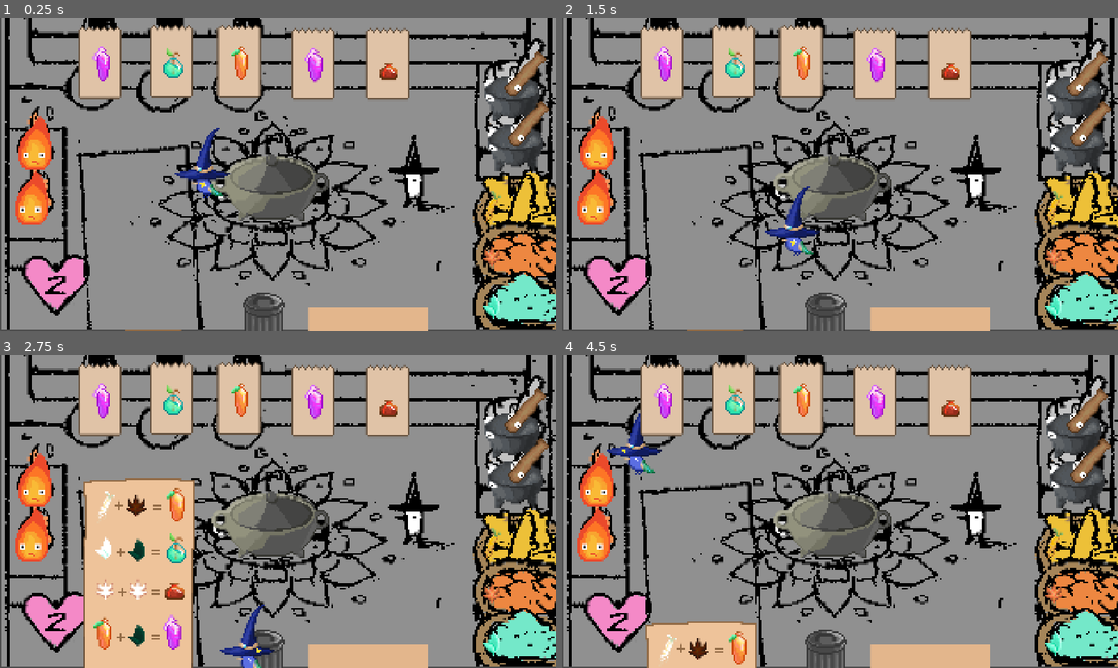
Above: before the commit, frames 1-4 (two rows, left to right).
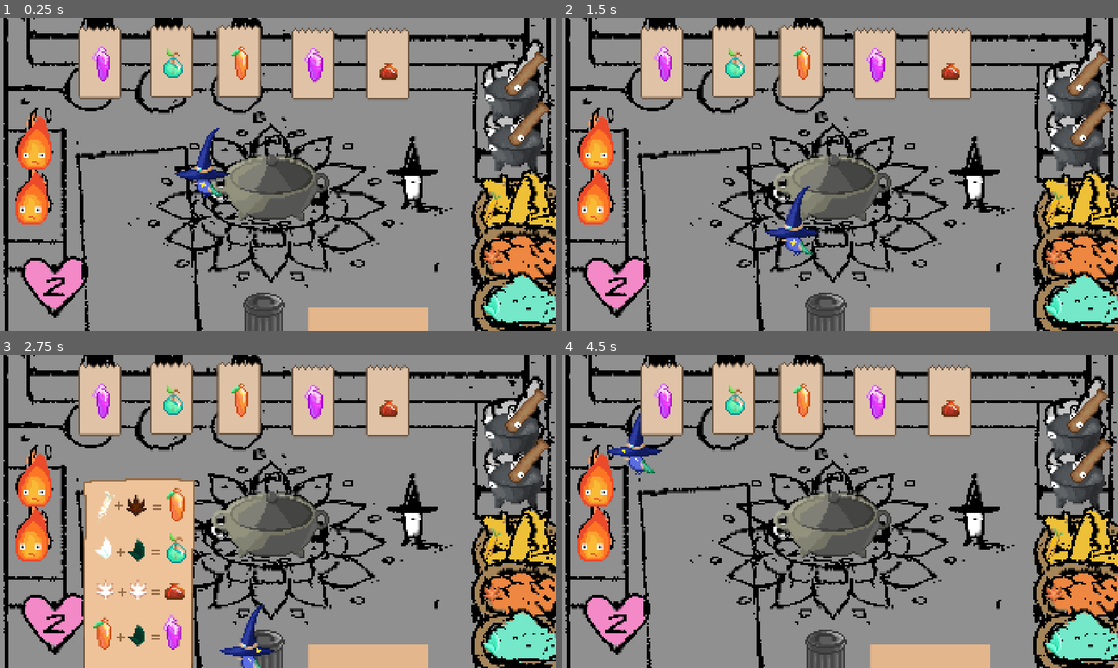
Above: after the commit, the same moments.

Repository: ritks/AlchemyGame
Game: Godot game, scene res://scenes/Kitchen.tscn
Two runs of this game, one before a commit and one after it. Both use one fixed random seed, a clock stepped at 60 frames per second and the inputs below.
Inputs:
- Up to frame 1 (0.25 s): no input
- Up to frame 2 (1.5 s): tap Enter at 0.5 s; hold D (move_right) 0.53-1.28 s; tap , (interact) at 0.6, 1.35 s; tap Space at 1.25 s; hold S (move_down) from 1.28 s (still down)
- Up to frame 3 (2.75 s): release S (move_down) at 2.03 s; hold D (move_right) from 2.03 s (still down); hold . (toggle_recipe) from 2.03 s (still down); tap , (interact) at 2.3 s
- Up to frame 4 (4.5 s): tap Enter at 2.75 s; release D (move_right) at 2.78 s; release . (toggle_recipe) at 2.78 s; hold W (move_up) 2.78-3.53 s; tap , (interact) at 2.85, 3.6 s; hold A (move_left) from 3.53 s (still down); tap . (toggle_recipe) at 4.35 s

The runs differ from the first frame. In frame 1, 13% of the frame differs, in the area x 0-100%, y 0-100%; in frame 2, 13%; in frame 3, 12%; in frame 4, 16%.

Commit message:
Added main menu and snapped main scene to grid

Diff:
--- a/scenes/Kitchen.tscn
+++ b/scenes/Kitchen.tscn
@@ -74,8 +74,9 @@
 [node name="Kitchen" type="Node2D" unique_id=1130438476]
 
 [node name="Sprite2D" type="Sprite2D" parent="." unique_id=1592426072]
-position = Vector2(965, 535)
+position = Vector2(960, 536)
 texture = ExtResource("1_6022o")
+offset = Vector2(0, 4)
 
 [node name="Camera2D" type="Camera2D" parent="." unique_id=1092640874]
 position = Vector2(960, 540)
@@ -272,8 +273,9 @@
 position = Vector2(1340, 155)
 
 [node name="Recipes" type="Sprite2D" parent="." unique_id=1269332930]
-position = Vector2(480, 785)
+position = Vector2(84, 42)
 texture = ExtResource("6_qnge3")
+offset = Vector2(396, 743)
 script = ExtResource("7_recipecard")
 
 [editable path="Floor/Cauldron"]
--- /dev/null
+++ b/scenes/MainMenu.tscn
@@ -0,0 +1,31 @@
+[gd_scene format=3 uid="uid://6lh2gvfr3t46"]
+
+[node name="Control" type="Control" unique_id=2045737957]
+layout_mode = 3
+anchors_preset = 15
+anchor_right = 1.0
+anchor_bottom = 1.0
+grow_horizontal = 2
+grow_vertical = 2
+
+[node name="Label" type="Label" parent="." unique_id=1122568830]
+layout_mode = 1
+anchors_preset = 8
+anchor_left = 0.5
+anchor_top = 0.5
+anchor_right = 0.5
+anchor_bottom = 0.5
+offset_left = -658.0
+offset_top = -470.0
+offset_right = 746.0
+offset_bottom = 595.0
+grow_horizontal = 2
+grow_vertical = 2
+theme_override_font_sizes/font_size = 100
+text = "Game
+
+WASD to move
+, to interact
+. for recipes
+Press , to start"
+horizontal_alignment = 1
